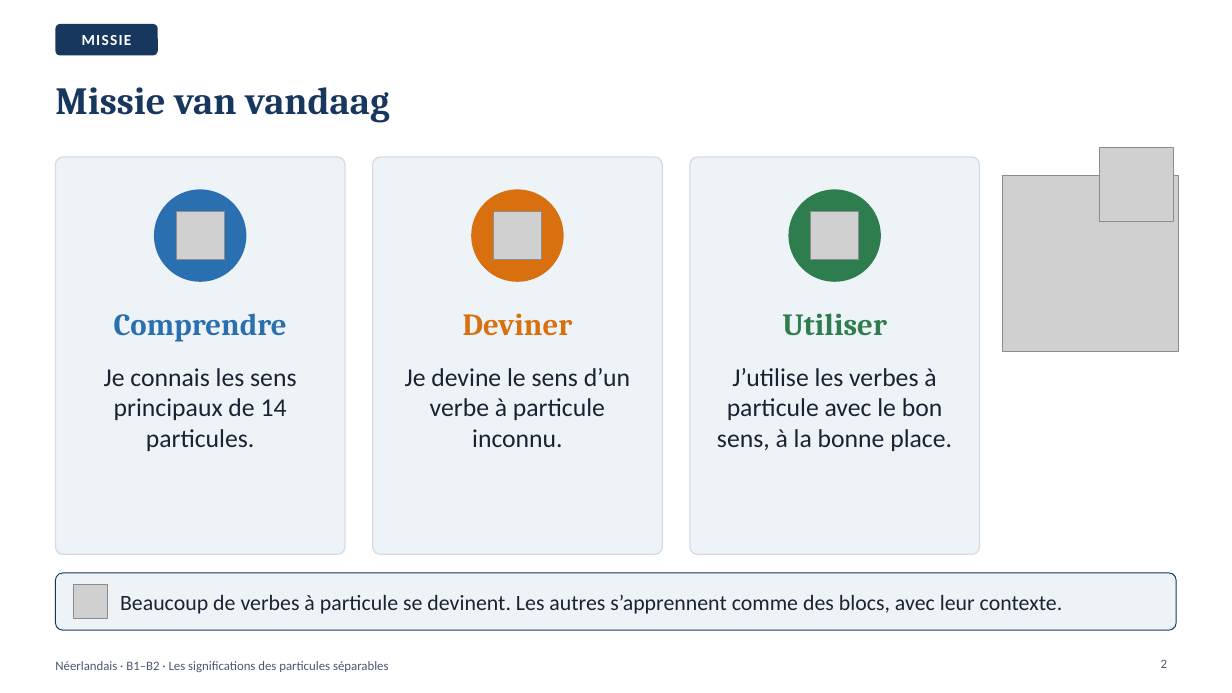
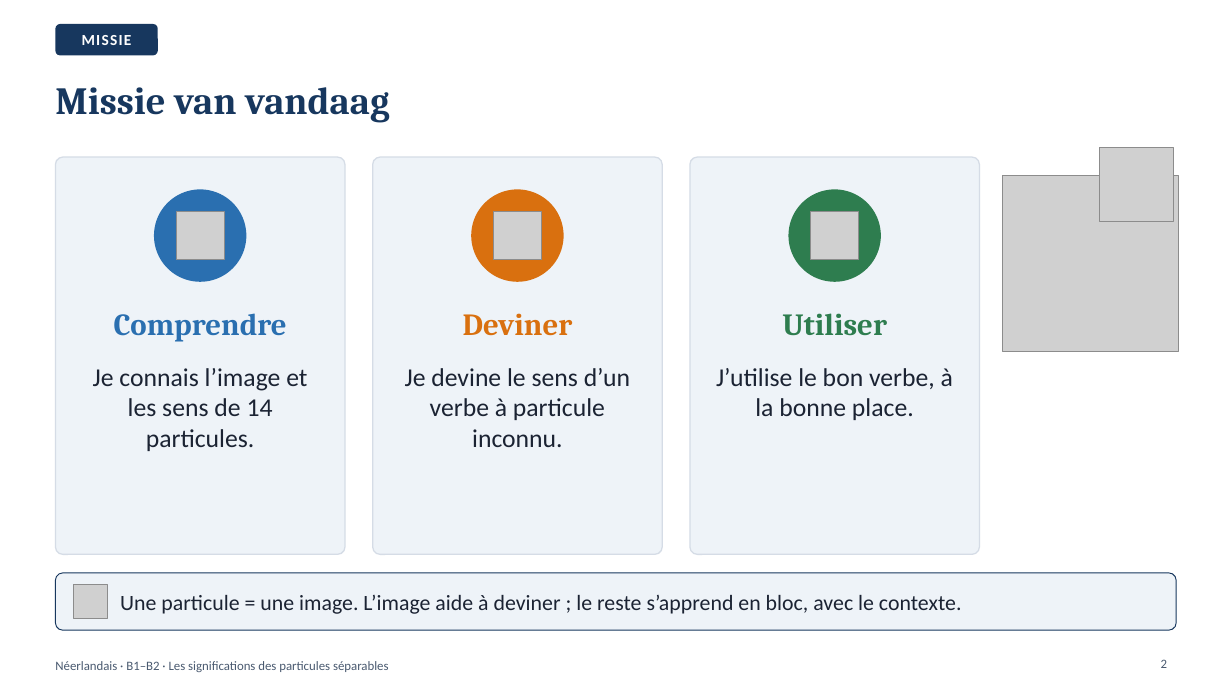
Before and after one commit to ajouniaux/talenleren, a slide deck: slide 2 of neerlandais1/powerpoints/Partikels_Les_particules_separables.pptx. Drawn at 1232x693 pixels with LibreOffice and Linux fonts; fonts in the diff are those of the drawing; grey boxes stand for pictures. Boxes give left, top, right and bottom in pixels: in the first picture for what was removed or moved away, otherwise in the second. Text is boxed around its words. In the diff, an @@ line names an element or a change of style, - is before the commit and + after.

```diff
--- a/neerlandais1/powerpoints/Partikels_Les_particules_separables.pptx
+++ b/neerlandais1/powerpoints/Partikels_Les_particules_separables.pptx
@@ text at (x1=93, y1=368, x2=307, y2=451): text changed @@
-Je connais les sens principaux de 14 particules.
+Je connais l’image et les sens de 14 particules.
@@ text at (x1=716, y1=368, x2=953, y2=420): text changed @@
-J’utilise les verbes à particule avec le bon sens, à la bonne place.
+J’utilise le bon verbe, à la bonne place.
@@ text at (x1=120, y1=595, x2=962, y2=614): text changed @@
-Beaucoup de verbes à particule se devinent. Les autres s’apprennent comme des blocs, avec leur contexte.
+Une particule = une image. L’image aide à deviner ; le reste s’apprend en bloc, avec le contexte.
```
Also in this commit, not shown: 10 other slides changed, 29 slides added, 20 slides removed, 36 other files.
